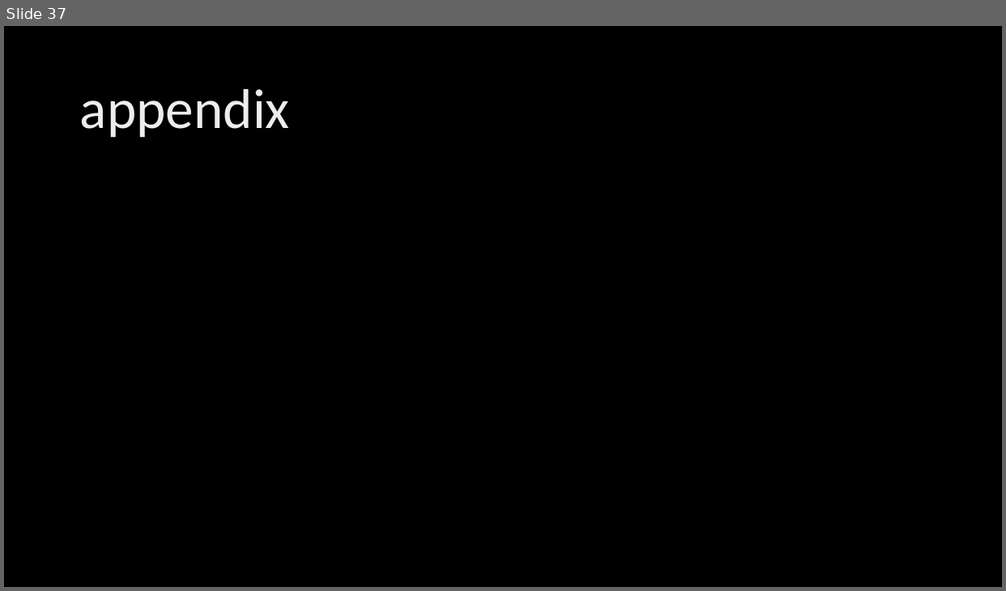
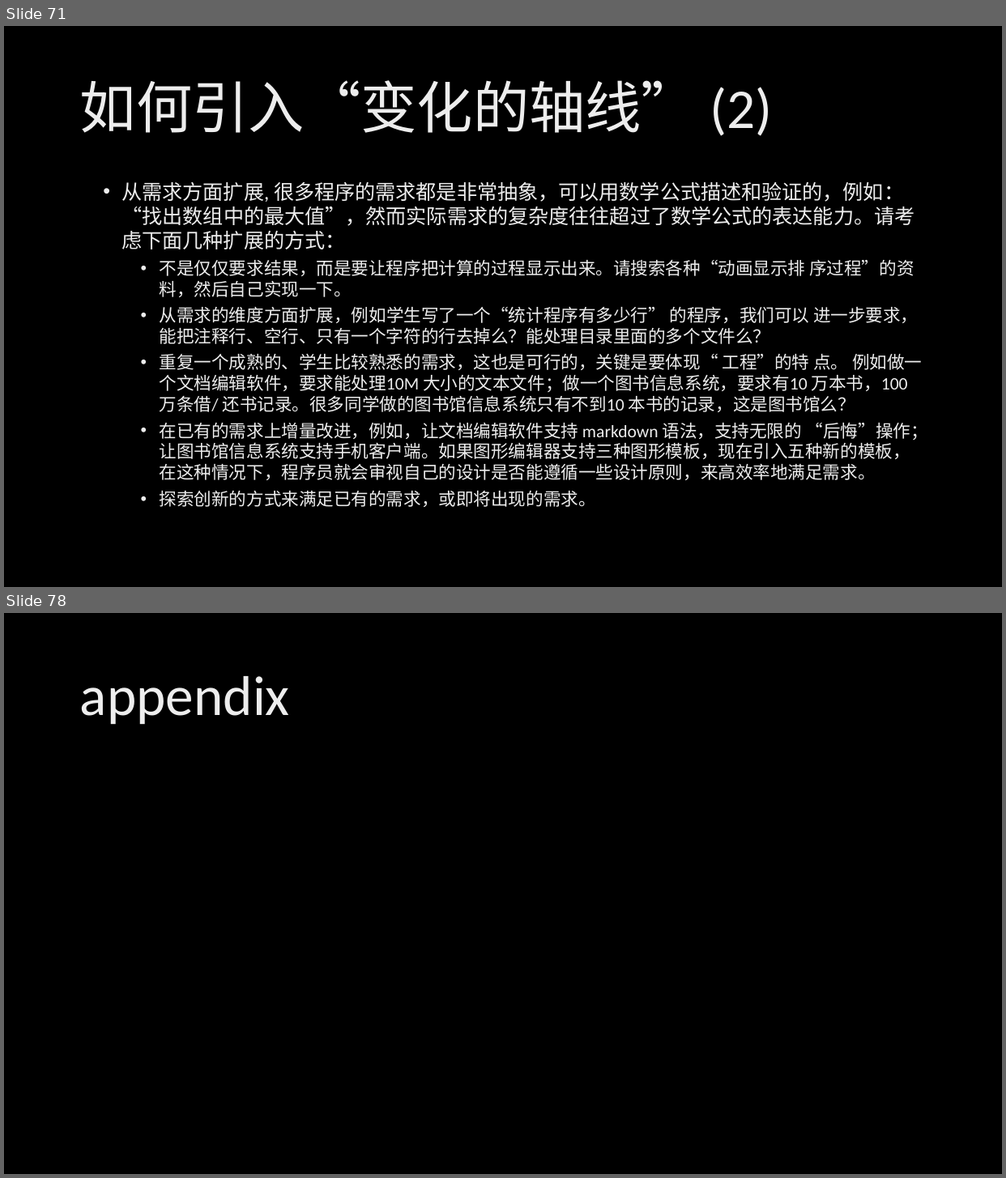
Before and after one commit to xinase/ASE, a slide deck: chapter02/ASE_2_Engineering_Skills.pptx. Shown one above the other, each under a label of ours: slide 37 before the commit, slides 71 and 78 after it; the slides between them are not shown. The pictures are 1006x591 and 1006x1178 pixels, drawn with LibreOffice and Linux fonts; fonts in the diff are those of the drawing; background and template pictures are left out. Boxes give left, top, right and bottom in pixels: in the first picture for what was removed or moved away, otherwise in the second. Text is boxed around its words. In the diff, an @@ line names an element or a change of style, - is before the commit and + after.

```diff
--- a/chapter02/ASE_2_Engineering_Skills.pptx
+++ b/chapter02/ASE_2_Engineering_Skills.pptx
@@ slide 71 added at (x1=4, y1=26, x2=1002, y2=587), background picture (left out) @@
@@ title added at (x1=80, y1=80, x2=773, y2=136), 54 pt, text gradient #BFBFBF to #EDEDED to #FFFFFF @@
+如何引入“变化的轴线” (2)
@@ text added at (x1=122, y1=182, x2=928, y2=507), 16.8 pt, text gradient #BFBFBF to #EDEDED to #FFFFFF @@
+• 从需求方面扩展, 很多程序的需求都是非常抽象，可以用数学公式描述和验证的，例如：“找出数组中的最大值”，然而实际需求的复杂度往往超过了数学公式的表达能力。请考虑下面几种扩展的方式：
+  • 不是仅仅要求结果，而是要让程序把计算的过程显示出来。请搜索各种“动画显示排 序过程”的资料，然后自己实现一下。
+  • 从需求的维度方面扩展，例如学生写了一个“统计程序有多少行” 的程序，我们可以 进一步要求，能把注释行、空行、只有一个字符的行去掉么？能处理目录里面的多个文件么？
+  • 重复一个成熟的、学生比较熟悉的需求，这也是可行的，关键是要体现“ 工程”的特 点。 例如做一个文档编辑软件，要求能处理10M 大小的文本文件；做一个图书信息系统，要求有10 万本书，100 万条借/ 还书记录。很多同学做的图书馆信息系统只有不到10 本书的记录，这是图书馆么？
+  • 在已有的需求上增量改进，例如，让文档编辑软件支持 markdown 语法，支持无限的 “后悔”操作；让图书馆信息系统支持手机客户端。如果图形编辑器支持三种图形模板，现在引入五种新的模板，在这种情况下，程序员就会审视自己的设计是否能遵循一些设计原则，来高效率地满足需求。
+  • 探索创新的方式来满足已有的需求，或即将出现的需求。
@@ what was slide 37 is now slide 78 @@
```
Also in this commit, not shown: 40 other slides added, 5 other files.
